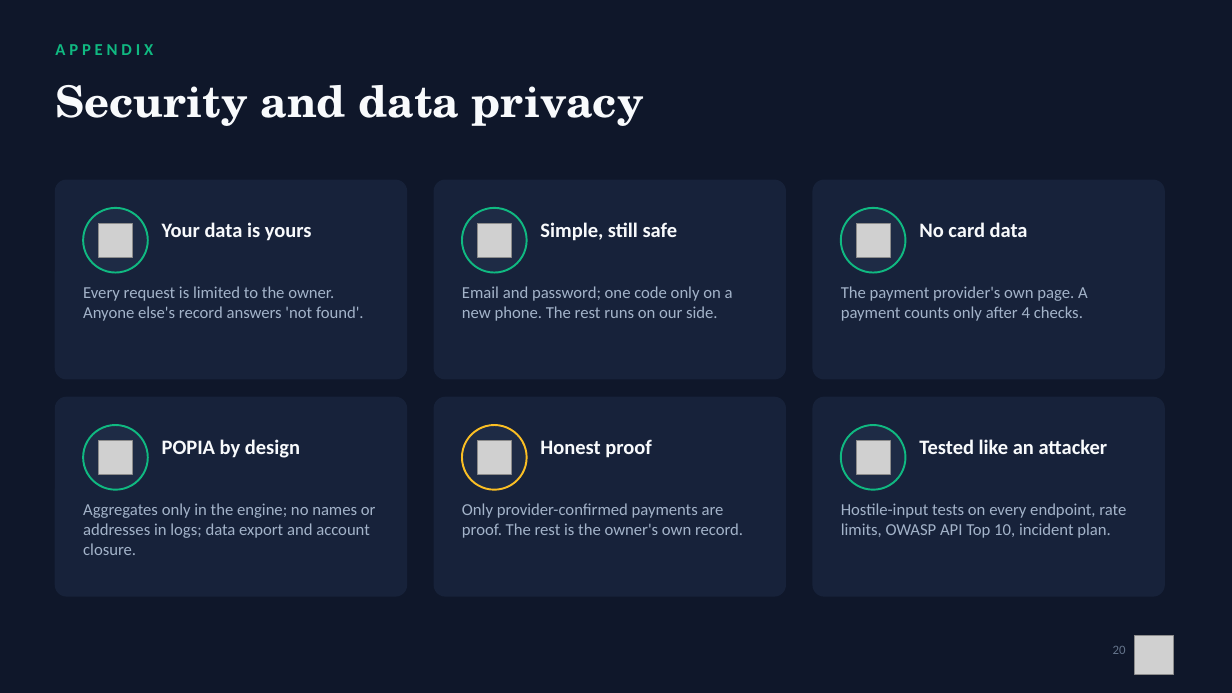
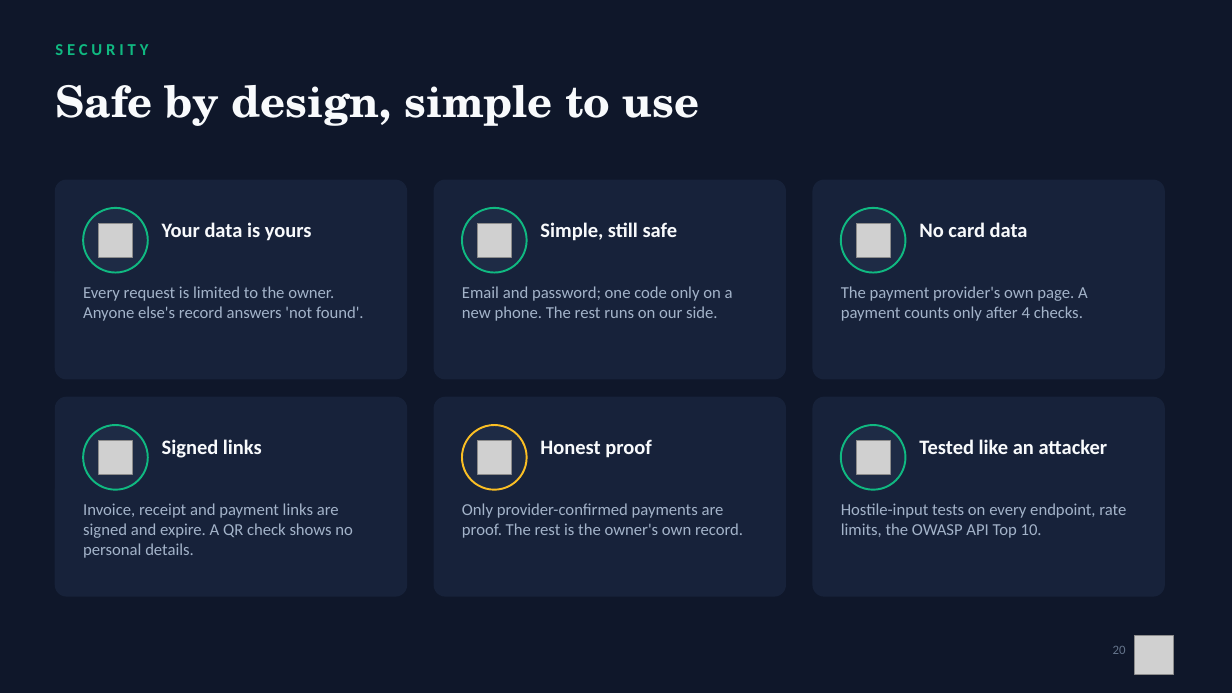
Before and after one commit to Mandla78/KasiFlow, a slide deck: slide 20 of docs/submission/05_final_submission/Akayza_Pitch_TeamPR.pptx. Drawn at 1232x693 pixels with LibreOffice and Linux fonts; fonts in the diff are those of the drawing; grey boxes stand for pictures. Boxes give left, top, right and bottom in pixels: in the first picture for what was removed or moved away, otherwise in the second. Text is boxed around its words. In the diff, an @@ line names an element or a change of style, - is before the commit and + after.

```diff
--- a/docs/submission/05_final_submission/Akayza_Pitch_TeamPR.pptx
+++ b/docs/submission/05_final_submission/Akayza_Pitch_TeamPR.pptx
@@ text at (55, 44, 148, 55): text changed @@
-APPENDIX
+SECURITY
@@ text at (55, 85, 700, 126): text changed @@
-Security and data privacy
+Safe by design, simple to use
@@ text at (162, 439, 262, 458): text changed @@
-POPIA by design
+Signed links
@@ text at (83, 503, 353, 558): text changed @@
-Aggregates only in the engine; no names or addresses in logs; data export and account closure.
+Invoice, receipt and payment links are signed and expire. A QR check shows no personal details.
@@ text at (841, 503, 1126, 538): text changed @@
-Hostile-input tests on every endpoint, rate limits, OWASP API Top 10, incident plan.
+Hostile-input tests on every endpoint, rate limits, the OWASP API Top 10.
```
Also in this commit, not shown: 15 other slides changed, 8 slides added, 4 slides removed, 12 other files.
